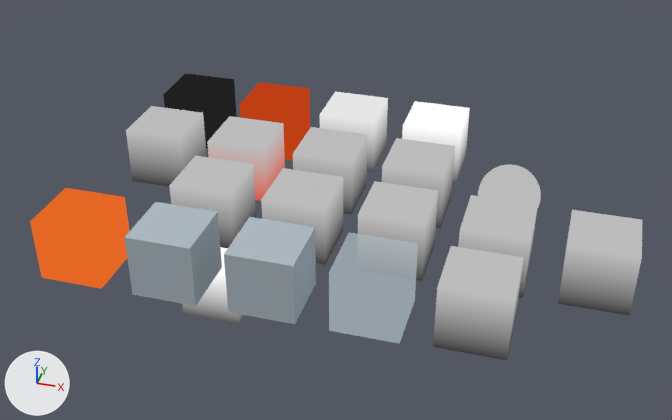
A saved change to the Blender file assets/test_chambers/materials.blend.
Before and after are seen from a 50 mm lens placed at (10.8, -23.4, 15.6), pointed at (3.3, 2.7, -1.4). Arrows for +X, +Y and +Z are at lower left; the lights stay in place.

The older version as bpy lines, for what is in view:
```python
me_cube_009 = bpy.data.meshes.new('Cube.009')
me_cube_009.from_pydata(...)  # a box spanning x -1.0..1.0, y -1.0..1.0, z -1.0..1.0
me_cube_009.materials.append(mat_light_orange001)  # orange #bf3f15
me_cube_015 = bpy.data.meshes.new('Cube.015')
me_cube_015.from_pydata(...)  # a box spanning x -1.0..1.0, y -1.0..1.0, z -1.0..1.0
me_cube_015.materials.append(mat_metal_modular_floor001)  # its picture is missing
me_cube_016 = bpy.data.meshes.new('Cube.016')
me_cube_016.from_pydata(...)  # a box spanning x -1.0..1.0, y -1.0..1.0, z -1.0..1.0
me_cube_016.materials.append(mat_solid_black_cap)  # black #202020
ob_ambient_block_009 = bpy.data.objects.new('ambient block.009', me_cube_009)
ob_ambient_block_009.location = (0.0, 6.0, 0.0)
ob_ambient_block_016 = bpy.data.objects.new('ambient block.016', me_cube_015)
ob_ambient_block_016.location = (-3.0, 3.0, 0.0)
ob_ambient_block_017 = bpy.data.objects.new('ambient block.017', me_cube_016)
ob_ambient_block_017.location = (-3.0, 6.0, 0.0)
# also in view: 'ambient block.015' at (6.0, 6.0, 0.0); 'ambient block.003' at (3.0, 3.0, 0.0); 'ambient block.007' at (12.0, 0.0, 0.0); 'ambient block.008' at (0.0, 3.0, 0.0); 'ambient block' at (0.0, 0.0, -3.0)
```
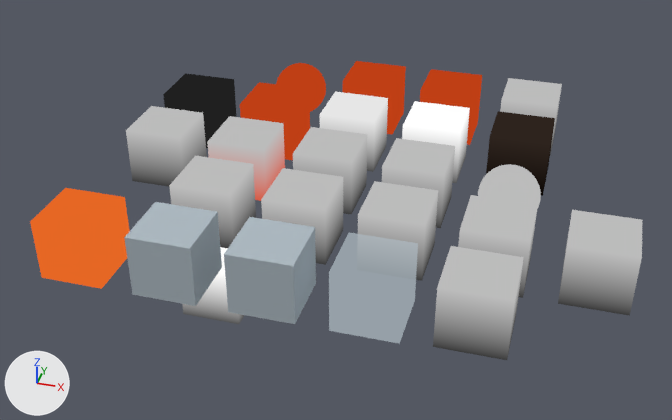
Changed parts and their boxes (x1, y1, x2, y2) in the pictures (672 x 420 px):
'ambient block.024', added
    after: (486, 111, 555, 196)
'ambient block.023', added (orange)
    after: (343, 61, 406, 135)
'ambient block.021', added (orange)
    after: (420, 69, 482, 145)
'ambient block.020', added
    after: (500, 78, 562, 155)
'ambient block.022', added (orange)
    after: (276, 63, 326, 112)

What changed in the scene script:
```text
Add mat_rail_metal:
    mat_rail_metal = bpy.data.materials.new('rail_metal')
    # nodes: Emission, Mix, OutputMaterial, VertexColor
    # colours: brown #2e241e
Add mat_metalwall048c:
    mat_metalwall048c = bpy.data.materials.new('metalwall048c')
    # nodes: CameraData, Emission, MapRange, Mix, OutputMaterial, VertexColor
    # colours: orange #bf3f15
Add mat_metal_lift001_fog:
    mat_metal_lift001_fog = bpy.data.materials.new('metal_lift001_fog')
    # nodes: CameraData, Emission, MapRange, Mix, OutputMaterial, VertexColor
    # colours: orange #bf3f15
Add mat_hazard_liquid_bottom:
    mat_hazard_liquid_bottom = bpy.data.materials.new('hazard_liquid_bottom')
    # nodes: CameraData, Emission, MapRange, Mix, OutputMaterial, VertexColor
    # colours: orange #bf3f15
Add mat_hazard_liquid:
    mat_hazard_liquid = bpy.data.materials.new('hazard_liquid')
    # nodes: Emission, Mix, OutputMaterial, VertexColor
Add me_cube_022:
    me_cube_022.from_pydata(...)  # a box spanning x -1.0..1.0, y -1.0..1.0, z -1.0..1.0
    me_cube_022.materials.append(mat_rail_metal)
Add me_cube_021:
    me_cube_021.from_pydata(...)  # a box spanning x -1.0..1.0, y -1.0..1.0, z -1.0..1.0
    me_cube_021.materials.append(mat_metalwall048c)  # its picture is missing
Add me_sphere_001:
    me_sphere_001.from_pydata(...)  # a UV sphere (32 segments, 16 rings, poles along z) spanning x -1.0..1.0, y -1.0..1.0, z -1.0..1.0
    me_sphere_001.polygons.foreach_set('use_smooth', [True] * 512)
    me_sphere_001.materials.append(mat_metal_lift001_fog)  # its picture is missing
Add me_cube_020:
    me_cube_020.from_pydata(...)  # a box spanning x -1.0..1.0, y -1.0..1.0, z -1.0..1.0
    me_cube_020.materials.append(mat_hazard_liquid_bottom)  # its picture is missing
Add me_cube_019:
    me_cube_019.from_pydata(...)  # a box spanning x -1.0..1.0, y -1.0..1.0, z -1.0..1.0
    me_cube_019.materials.append(mat_hazard_liquid)  # its picture is missing
Add ob_ambient_block_024:
    ob_ambient_block_024 = bpy.data.objects.new('ambient block.024', me_cube_022)
    ob_ambient_block_024.location = (9.0, 6.0, 0.0)
Add ob_ambient_block_023:
    ob_ambient_block_023 = bpy.data.objects.new('ambient block.023', me_cube_021)
    ob_ambient_block_023.location = (3.0, 9.0, 0.0)
Add ob_ambient_block_022:
    ob_ambient_block_022 = bpy.data.objects.new('ambient block.022', me_sphere_001)
    ob_ambient_block_022.location = (0.0, 9.0, 0.0)
Add ob_ambient_block_021:
    ob_ambient_block_021 = bpy.data.objects.new('ambient block.021', me_cube_020)
    ob_ambient_block_021.location = (6.0, 9.0, 0.0)
Add ob_ambient_block_020:
    ob_ambient_block_020 = bpy.data.objects.new('ambient block.020', me_cube_019)
    ob_ambient_block_020.location = (9.0, 9.0, 0.0)
```
